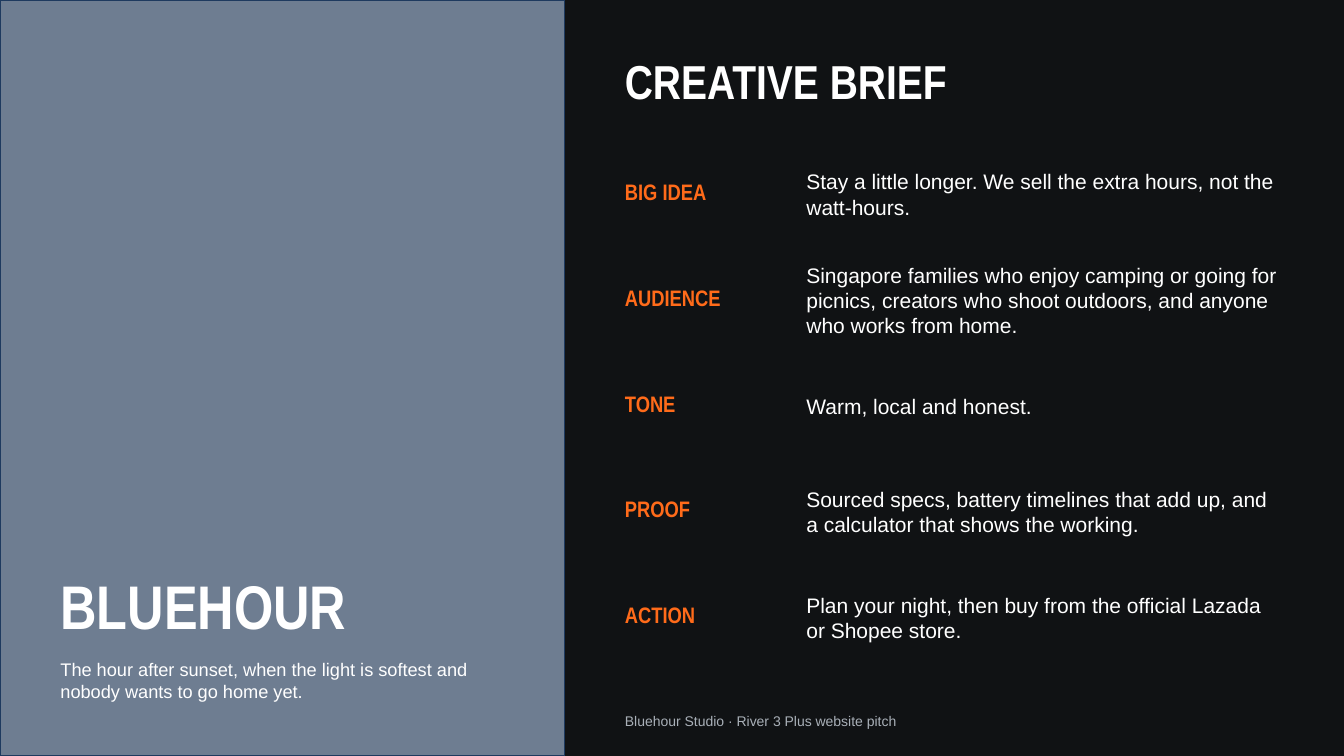
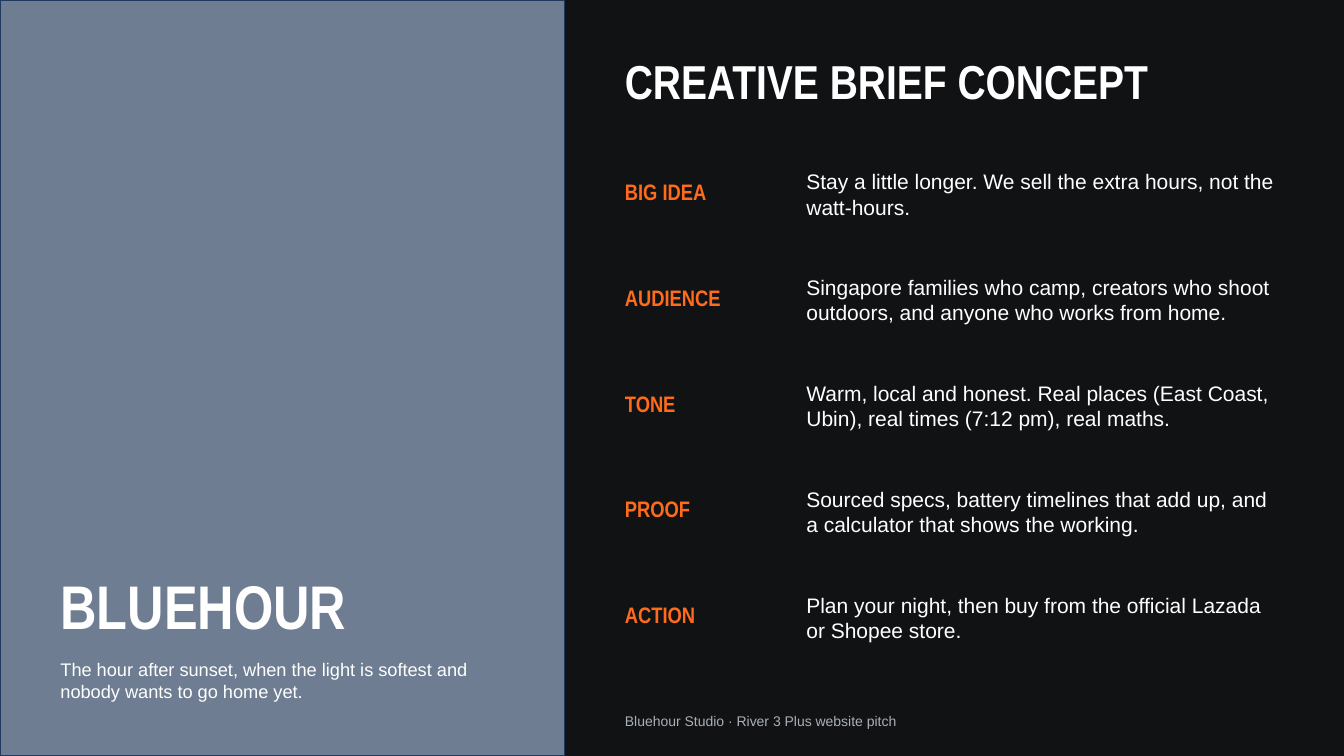
Before and after one commit to thecpinsiders/CS2024-Project-Website, a slide deck: slide 7 of Bluehour-Pitch-Deck.pptx. Drawn at 1344x756 pixels with LibreOffice and Linux fonts; fonts in the diff are those of the drawing; grey boxes stand for pictures. Boxes give left, top, right and bottom in pixels: in the first picture for what was removed or moved away, otherwise in the second. Text is boxed around its words. In the diff, an @@ line names an element or a change of style, - is before the commit and + after.

Commit message:
powerpoint update

```diff
--- a/Bluehour-Pitch-Deck.pptx
+++ b/Bluehour-Pitch-Deck.pptx
@@ text at [625,65,1148,100]: text changed @@
-CREATIVE BRIEF
+CREATIVE BRIEF CONCEPT
@@ text at [806,279,1269,325]: text changed @@
-Singapore families who enjoy camping or going for picnics, creators who shoot outdoors, and anyone who works from home.
+Singapore families who camp, creators who shoot outdoors, and anyone who works from home.
@@ text at [806,385,1269,431]: text changed @@
-Warm, local and honest.
+Warm, local and honest. Real places (East Coast, Ubin), real times (7:12 pm), real maths.
```
Also in this commit, not shown: 3 other slides changed.
